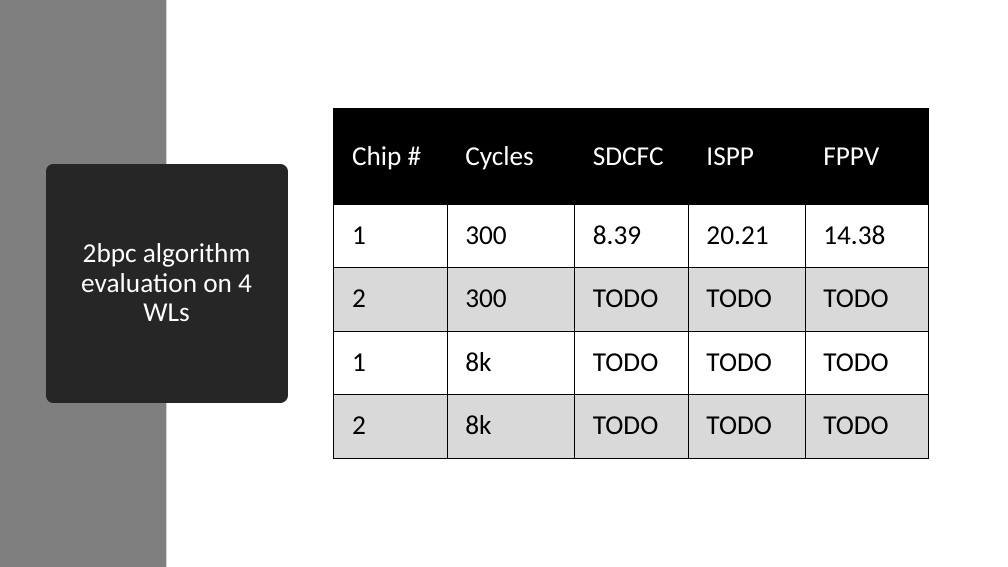
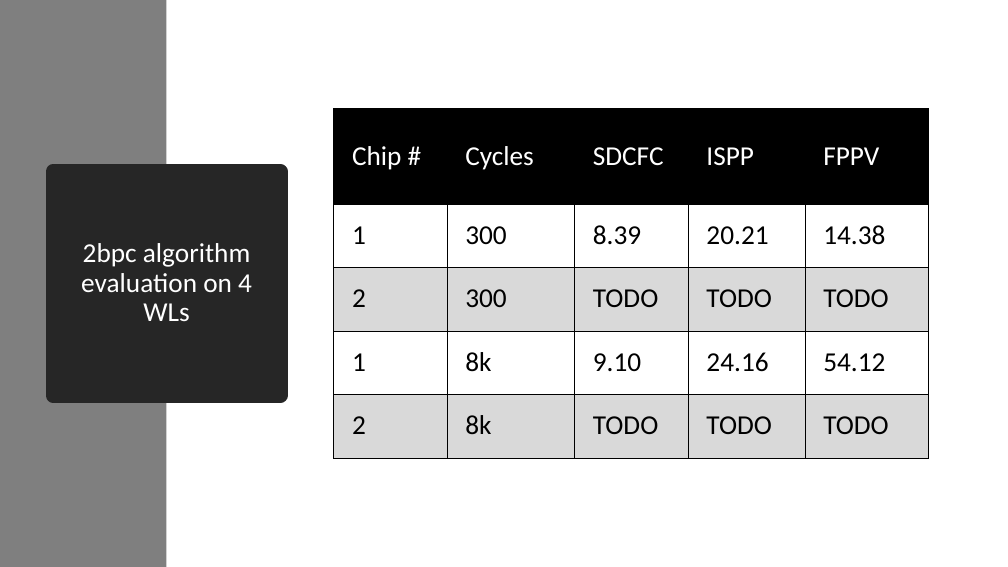
Before and after one commit to akashlevy/RRAM-RADAR-Tuning, a slide deck: slide 25 of presentations/Updates 8-4-20.pptx. Drawn at 1008x567 pixels with LibreOffice and Linux fonts; fonts in the diff are those of the drawing. Boxes give left, top, right and bottom in pixels: in the first picture for what was removed or moved away, otherwise in the second. Text is boxed around its words. In the diff, an @@ line names an element or a change of style, - is before the commit and + after.

```diff
--- a/presentations/Updates 8-4-20.pptx
+++ b/presentations/Updates 8-4-20.pptx
@@ table at (x1=334, y1=109, x2=929, y2=458) @@
-row 4: 1 | 8k | TODO | TODO | TODO
+row 4: 1 | 8k | 9.10 | 24.16 | 54.12
```
Also in this commit, not shown: 2 other slides changed, 40 other files.
